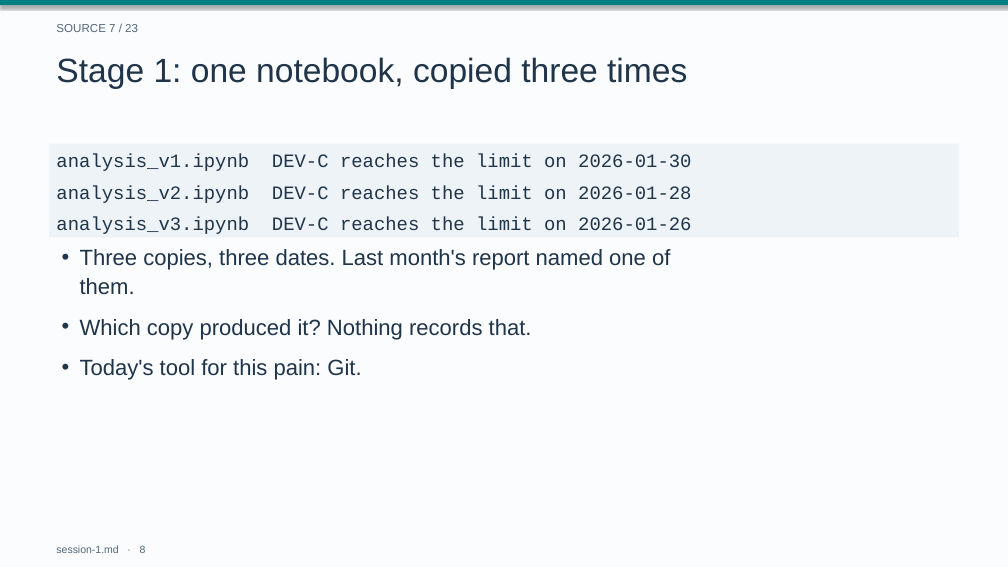
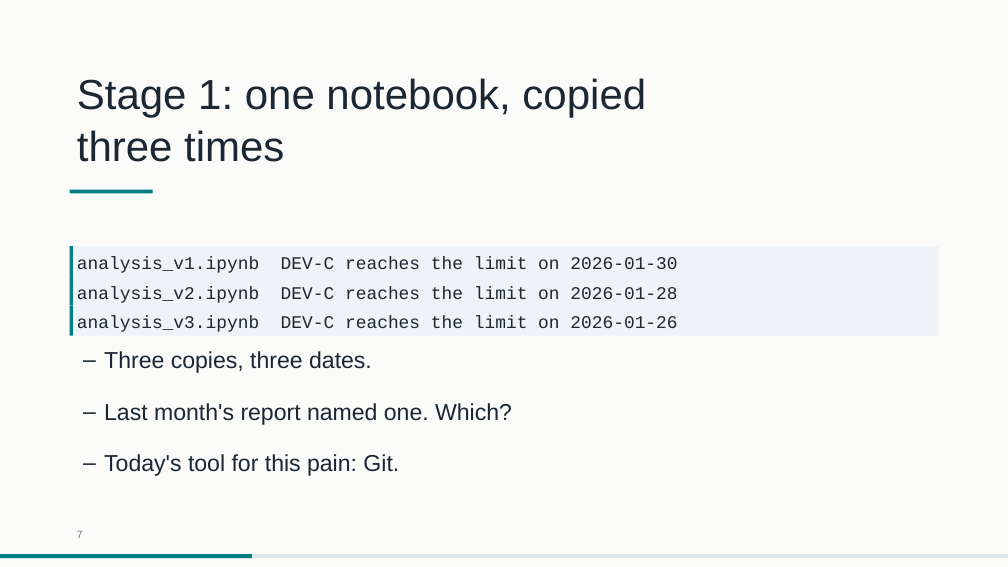
Before and after one commit to drweihungpan-lab/3R-teaching, a slide deck: slide 7 of materials/slides/session-1.pptx (slide 8 before the commit). Drawn at 1008x567 pixels with LibreOffice and Linux fonts; fonts in the diff are those of the drawing. Boxes give left, top, right and bottom in pixels: in the first picture for what was removed or moved away, otherwise in the second. Text is boxed around its words. In the diff, an @@ line names an element or a change of style, - is before the commit and + after.

```diff
--- a/materials/slides/session-1.pptx
+++ b/materials/slides/session-1.pptx
@@ background #FAFCFD to #FBFBF9 @@
@@ rectangle removed at bbox=[0, 0, 1008, 5] @@
@@ text removed at bbox=[56, 24, 138, 32] @@
-SOURCE 7 / 23
@@ text "Stage 1: one notebook, copied ...": place and size @@
-text "Stage 1: one notebook, copied ..." at bbox=[56, 57, 687, 89]
+text "Stage 1: one notebook, copied ..." at bbox=[77, 78, 646, 162]
@@ text "Stage 1: one notebook, copied ..." at bbox=[77, 78, 646, 162]: size 32 to 40 pt, text colour #20344A to #1B2733; line spacing 40pt to 50pt @@
@@ rectangle added at bbox=[70, 190, 153, 194], fill #007F82 @@
@@ rectangle "analysis_v1.ipynb DEV-C reaches the limit ...": place and size @@
-rectangle "analysis_v1.ipynb DEV-C reaches the limit ..." at bbox=[49, 206, 959, 237]
+rectangle "analysis_v1.ipynb DEV-C reaches the limit ..." at bbox=[70, 246, 938, 276]
@@ rectangle added at bbox=[70, 246, 73, 276], fill #007F82 @@
@@ text in rectangle at bbox=[77, 256, 677, 273]: text changed; size 18 to 17 pt; text colour #20344A to #1B2733 @@
-analysis_v3.ipynb DEV-C reaches the limit on 2026-01-26
+analysis_v1.ipynb DEV-C reaches the limit on 2026-01-30
@@ text "analysis_v2.ipynb DEV-C reaches the limit ...": place and size @@
-text "analysis_v2.ipynb DEV-C reaches the limit ..." at bbox=[56, 185, 691, 203]
+text "analysis_v2.ipynb DEV-C reaches the limit ..." at bbox=[77, 286, 677, 303]
@@ text "analysis_v2.ipynb DEV-C reaches the limit ..." at bbox=[77, 286, 677, 303]: size 18 to 17 pt, text colour #20344A to #1B2733; line spacing 23.8pt to 22.4pt @@
@@ rectangle added at bbox=[70, 276, 73, 306], fill #007F82 @@
@@ rectangle "analysis_v3.ipynb DEV-C reaches the limit ...": place and size @@
-rectangle "analysis_v3.ipynb DEV-C reaches the limit ..." at bbox=[49, 144, 959, 175]
+rectangle "analysis_v3.ipynb DEV-C reaches the limit ..." at bbox=[70, 306, 938, 336]
@@ rectangle added at bbox=[70, 306, 73, 336], fill #007F82 @@
@@ text in rectangle at bbox=[77, 316, 677, 332]: text changed; size 18 to 17 pt; text colour #20344A to #1B2733 @@
-analysis_v1.ipynb DEV-C reaches the limit on 2026-01-30
+analysis_v3.ipynb DEV-C reaches the limit on 2026-01-26
@@ text removed at bbox=[80, 319, 532, 340] @@
-• Which copy produced it? Nothing records that.
@@ text at bbox=[104, 351, 372, 373]: text changed; size 21 to 22 pt; text colour #20344A to #1B2733 @@
-• Three copies, three dates. Last month's report named one of
-  them.
+– Three copies, three dates.
@@ text added at bbox=[104, 403, 512, 425], 22 pt, text #1B2733 @@
+– Last month's report named one. Which?
@@ text "Today's tool for this pain: ...": place and size @@
-text "Today's tool for this pain: ..." at bbox=[80, 359, 361, 380]
+text "Today's tool for this pain: ..." at bbox=[104, 454, 399, 476]
@@ text "Today's tool for this pain: ..." at bbox=[104, 454, 399, 476]: size 21 to 22 pt, text colour #20344A to #1B2733; bullet • to –; line spacing 27.7pt to 33pt @@
@@ text added at bbox=[77, 531, 83, 538], 10 pt, text #6E7F8D @@
+7
@@ rectangle added at bbox=[0, 554, 1008, 559], fill #E2E7EA @@
@@ rectangle added at bbox=[0, 554, 252, 559], fill #007F82 @@
@@ text removed at bbox=[56, 545, 146, 553] @@
-session-1.md · 8
```
Also in this commit, not shown: 16 other slides changed, 11 slides added, 12 slides removed, 4 other files.
